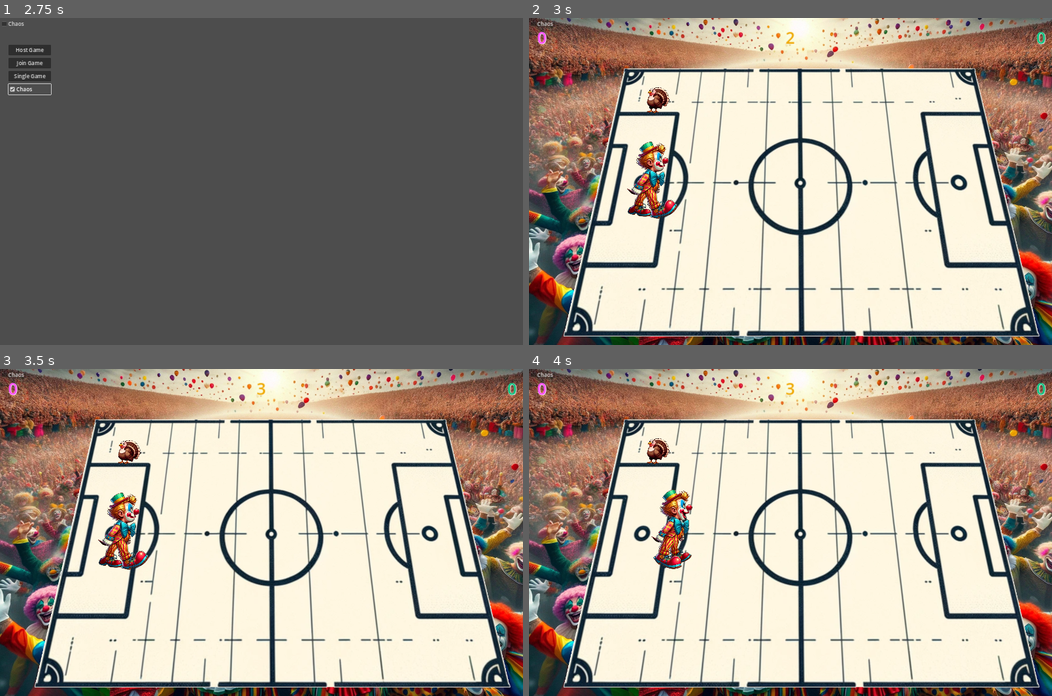
Above: before the commit, frames 1-4 (two rows, left to right).
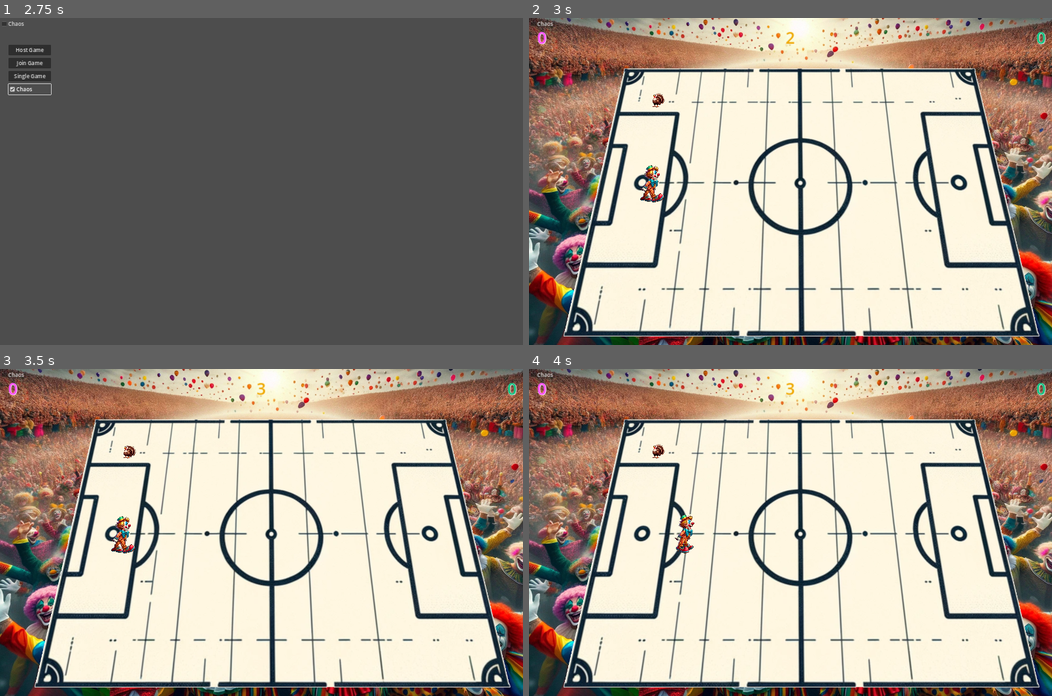
Above: after the commit, the same moments.

Repository: turkey-ball/turkey-ball
Game: Godot game, scene res://Scenes/game.tscn
Two runs of this game, one before a commit and one after it. Both use one fixed random seed, a clock stepped at 60 frames per second and the inputs below.
Inputs:
- Up to frame 1 (2.75 s): click "Single Game" at 0.5 s; click "Single Game" at 1.25 s; click "Chaos" at 2 s
- Up to frame 2 (3 s): click "Host Game" at 2.75 s
- Up to frame 3 (3.5 s): no input
- Up to frame 4 (4 s): hold Right (ui_right) from 3.53 s (still down)

Frame 1 is identical in both runs. In frame 2, 1.4% of the frame differs, in the area x 18-29%, y 21-62%; in frame 3, 1.4%; in frame 4, 1.5%, in the area x 22-32%, y 21-62%.

Commit message:
fix explode

Diff:
--- a/Scenes/player.tscn
+++ b/Scenes/player.tscn
@@ -6,7 +6,7 @@
 [ext_resource type="Texture2D" uid="uid://8usa6jwskw7k" path="res://assets/pics/spritesheets/clown_walk.png" id="4_n1act"]
 
 [sub_resource type="RectangleShape2D" id="RectangleShape2D_0086a"]
-size = Vector2(145, 227)
+size = Vector2(85.5, 113)
 
 [sub_resource type="AtlasTexture" id="AtlasTexture_ia2kn"]
 atlas = ExtResource("2_av50b")
@@ -171,19 +171,19 @@
 properties/1/replication_mode = 1
 
 [sub_resource type="CapsuleShape2D" id="CapsuleShape2D_u4cv8"]
-radius = 36.0134
-height = 176.102
+radius = 13.1255
+height = 85.7538
 
 [node name="Player" type="CharacterBody2D"]
 script = ExtResource("1_3yj7q")
 
 [node name="CollisionShape2D" type="CollisionShape2D" parent="."]
-position = Vector2(0, -21.5)
+position = Vector2(-1, 0)
 shape = SubResource("RectangleShape2D_0086a")
 
 [node name="animation" type="AnimatedSprite2D" parent="."]
-position = Vector2(2.08165e-12, 2.08165e-12)
-scale = Vector2(0.516478, 0.516478)
+position = Vector2(14, 8)
+scale = Vector2(0.25, 0.25)
 sprite_frames = SubResource("SpriteFrames_gf3j2")
 animation = &"walk"
 frame = 1
@@ -194,15 +194,17 @@
 collision_layer = 16
 
 [node name="surrounding" type="CollisionShape2D" parent="Area2D"]
+position = Vector2(-1, 1)
 shape = SubResource("CircleShape2D_oqyve")
 
 [node name="MultiplayerSynchronizer" type="MultiplayerSynchronizer" parent="."]
 replication_config = SubResource("SceneReplicationConfig_s4uwx")
 
 [node name="feet_area" type="Area2D" parent="."]
+position = Vector2(11, -1)
 
 [node name="feet" type="CollisionShape2D" parent="feet_area"]
-position = Vector2(1, 70)
+position = Vector2(-14, 34)
 rotation = 1.53764
 shape = SubResource("CapsuleShape2D_u4cv8")
 
--- a/Scenes/turkey.tscn
+++ b/Scenes/turkey.tscn
@@ -264,7 +264,7 @@
 }]
 
 [sub_resource type="CircleShape2D" id="CircleShape2D_4w26h"]
-radius = 41.3038
+radius = 32.0624
 
 [sub_resource type="CircleShape2D" id="CircleShape2D_htlko"]
 radius = 42.0119
@@ -328,7 +328,7 @@
 
 [node name="animation" type="AnimatedSprite2D" parent="."]
 position = Vector2(-2, 2)
-scale = Vector2(0.366667, 0.366667)
+scale = Vector2(0.2, 0.2)
 sprite_frames = SubResource("SpriteFrames_qr73g")
 animation = &"idle"
 
--- a/Scenes/turkey_k.tscn
+++ b/Scenes/turkey_k.tscn
@@ -322,7 +322,7 @@
 
 [node name="animation" type="AnimatedSprite2D" parent="."]
 position = Vector2(-2, 2)
-scale = Vector2(0.366667, 0.366667)
+scale = Vector2(0.2, 0.2)
 sprite_frames = SubResource("SpriteFrames_qr73g")
 animation = &"wingflap"
 frame_progress = 0.586191
Not shown: 1 places in Scenes/turkey_k.tscn that only renumber resources
